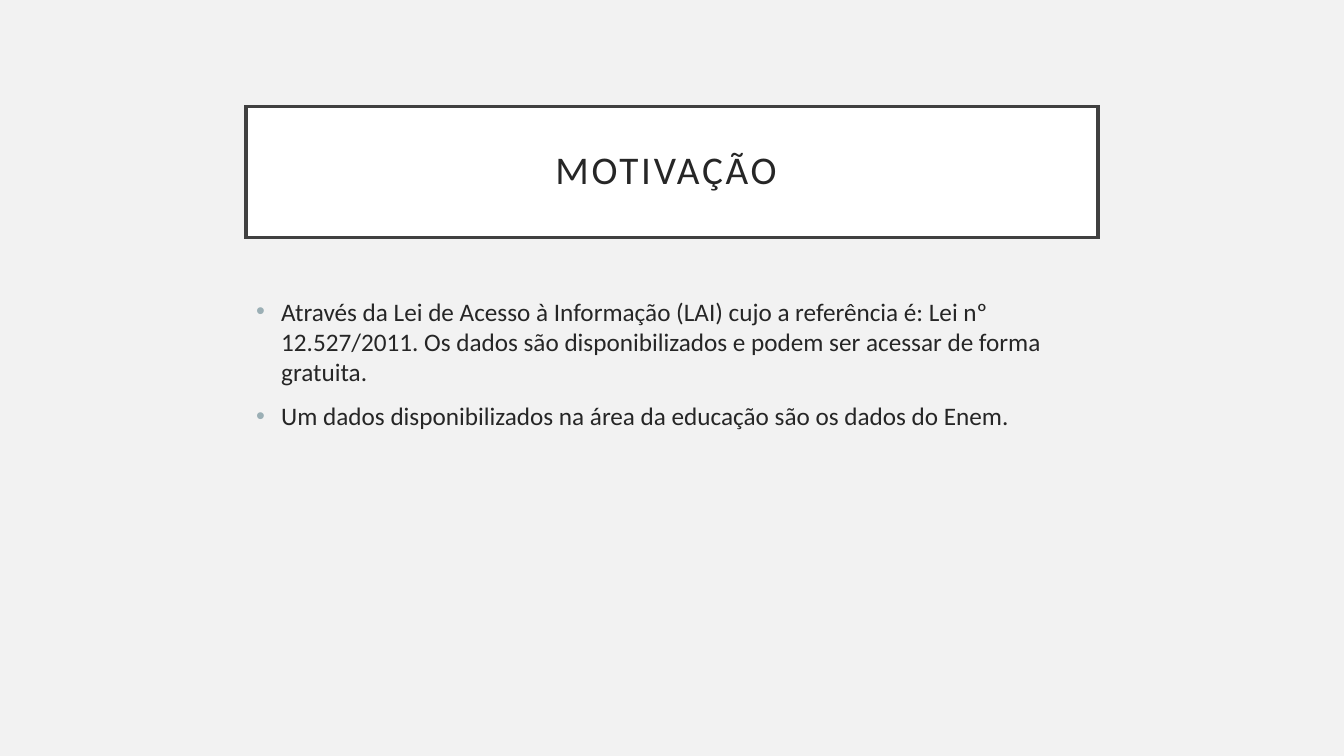
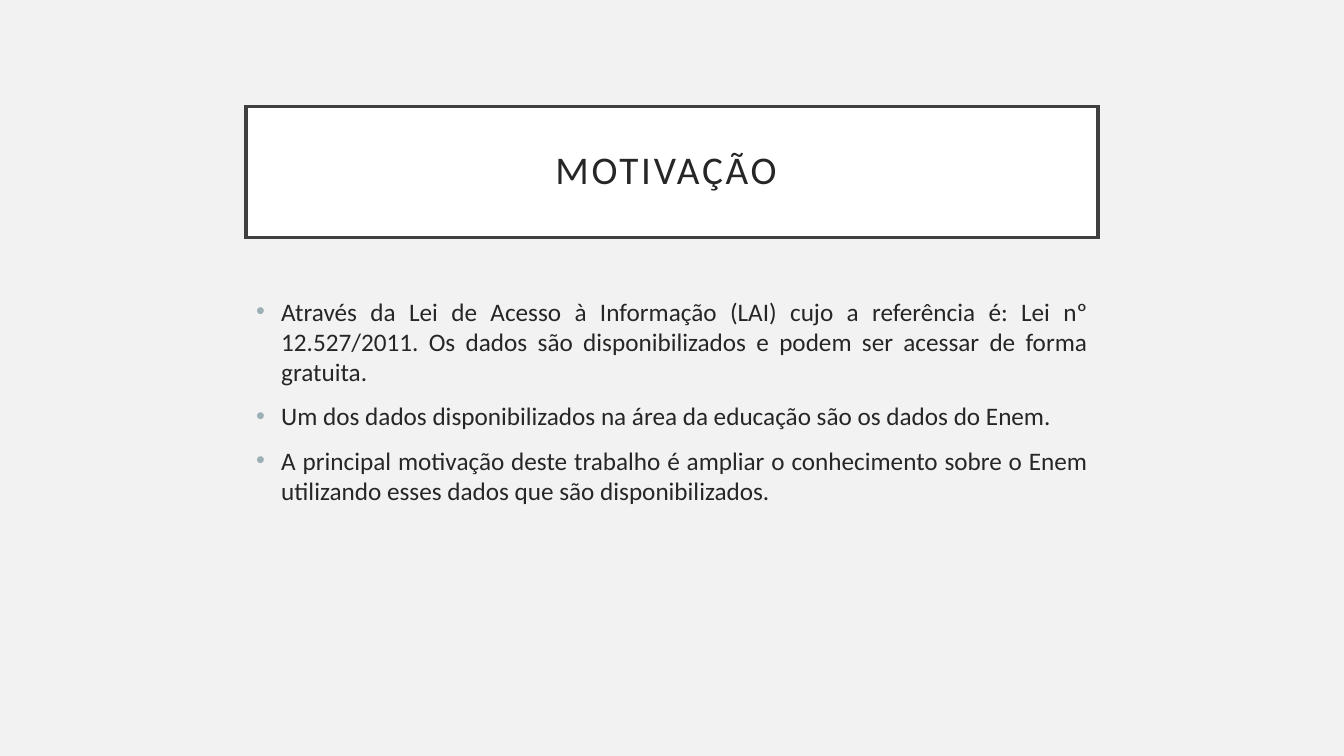
Before and after one commit to martins9/repositoriomonografia, a slide deck: slide 3 of Apresentação_Monografia.pptx. Drawn at 1344x756 pixels with LibreOffice and Linux fonts; fonts in the diff are those of the drawing. Boxes give left, top, right and bottom in pixels: in the first picture for what was removed or moved away, otherwise in the second. Text is boxed around its words. In the diff, an @@ line names an element or a change of style, - is before the commit and + after.

```diff
--- a/Apresentação_Monografia.pptx
+++ b/Apresentação_Monografia.pptx
@@ text at [281, 303, 1087, 386]: alignment left to justified @@
@@ text at [281, 407, 1087, 504]: text changed @@
-• Um dados disponibilizados na área da educação são os dados do Enem.
+• Um dos dados disponibilizados na área da educação são os dados do Enem.
+• A principal motivação deste trabalho é ampliar o conhecimento sobre o Enem utilizando esses dados que são disponibilizados.
```
Also in this commit, not shown: 8 slides added.
